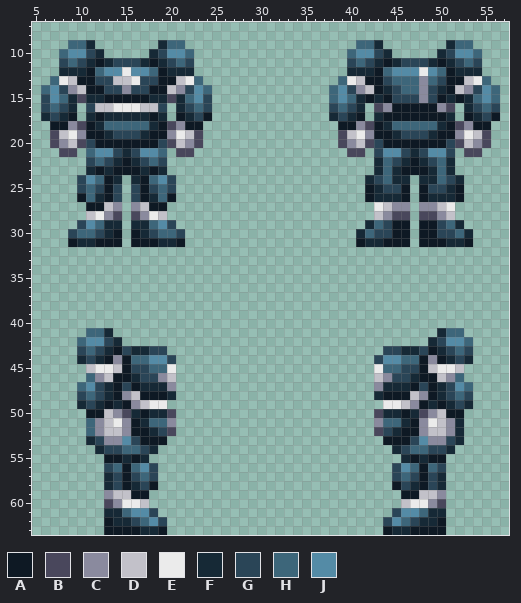
Two versions of one pixel-art sprite, Resources/Textures/SS220/Clothing/OuterClothing/Hardsuits/paramed.rsi/equipped-OUTERCLOTHING.png. The picture above is the old version.
The file is 64x64 pixels. Shown: x 5..57, y 7..63.
Palette (. is transparent): A #0e1924  B #49475c  C #8a8a9e  D #c2c1c9  E #ebebeb  F #162936  G #2a4557  H #3d667a  J #548ba6
Pixels before (only the part around the change), first column x 5:
 7 .....................................................
 8 .....................................................
 9 ....HHF.......FHH...................HHF.......FHH....
10 ...HJJGF.....FGJJH.................HJJGF.....FGJJH...
11 ...GHGFAFGGGFAFGHG.................GHGFAFGGGFAFGHG...
12 ...FFFAHJJEJJHAFFF.................FFFAHJJJEJHAFFF...
13 ..HEDAAGGDDEGGAADEH...............HEDAAGHHHCHGAADEH..
14 .HJGCDAAGGCGGAADCGJH.............HJGCDAFGHHCGFADCGJH.
15 .GJHFBFFAAAAAFFBFHJG.............HJHFAFAGGGCGAFAFHJH.
16 .GHGF.GDDEEEDDG.FGHG.............GHGF.BCAAAAACB.FGHG.
17 .FGFA.FAFFFFFAF.AFGA.............FGFA.FAAAAAAAF.AFGA.
18 ..AACBAFHHHHHFABCAA...............AACBAFHHHHHFABCAA..
19 ..BDECAAFGGGFAACEDB...............BDECAAFGGGFAACEDB..
20 ..BCDBGAAAAAAAGBDCB...............BCDBGAAAAAAAGBDCB..
21 ...BB.HJJGFGJJH.BB.................BB.GJJGFGJJG.BB...
22 ......GHGFAFGHG.......................FHGFAFGHF......
23 ......FAFAAAFAF.......................FHFAAAFHF......
24 .....GJHAF.FAHJG.....................FGHFF.FFHGF.....
25 .....GHGAG.GAGHG.....................AFGGA.AGGFA.....
26 .....AHFAG.GAFHA.....................AFFFA.AFFFA.....
27 ......AADC.CDAA.......................EDCC.CCDE......
28 ......DECB.BCED.......................DCBB.BBCD......
29 .....GJHFF.FFHJG.....................FHGAA.AAGHF.....
30 ....GHHGFA.AFGHHG...................FHGGAA.AAGGHF....
31 ....AFFAAA.AAAFFA...................AFFAAA.AAAFFA....
32 .....................................................
33 .....................................................
34 .....................................................
35 .....................................................
36 .....................................................
37 .....................................................
38 .....................................................
39 .....................................................
40 .....................................................
41 ......HHF....................................FHH.....
42 .....HJJGF..................................FGJJH....
43 .....GHGFAGFFGG........................GGFFGAFGHG....
44 .....FGFACAHHJJG......................GJJHHACAFGF....
45 ......DEEDAGGHHE......................EHHGGADEED.....
46 ......HCDAAFGGCD......................DCGGFAADCH.....
47 .....HJGFAGAFFFC......................CFFFAGAFGJH....
48 .....GHGFACDAAAF......................FAAADCAFGHG....
49 .....FGFAFACDEE........................EEDCAFAFGF....
50 ......AADCBFAFFB......................BFFAFBCDAA.....
51 ......HCDECAFHHC......................CHHFACEDCF.....
52 ......HCDDCAAFGB......................BGFAACDDCF.....
53 ......FGCCJGAAA........................AAAGJCCGF.....
54 .......FGGHHGF..........................FGHHGGF......
55 ........AAFAF............................FAFAA.......
56 ........GHAHJG..........................GJHAHG.......
57 ........FGAGHG..........................GHGAGF.......
58 ........FGAFGA..........................AGFAGF.......
59 ........CDDAA............................AADDC.......
60 ........BCEED............................DEECB.......
61 ........FFHJJG..........................GJJHFF.......
62 ........AFFGHJG........................GJHGFFA.......
63 ........AAAAFFA........................AFFAAAA.......
The same view after the edit:
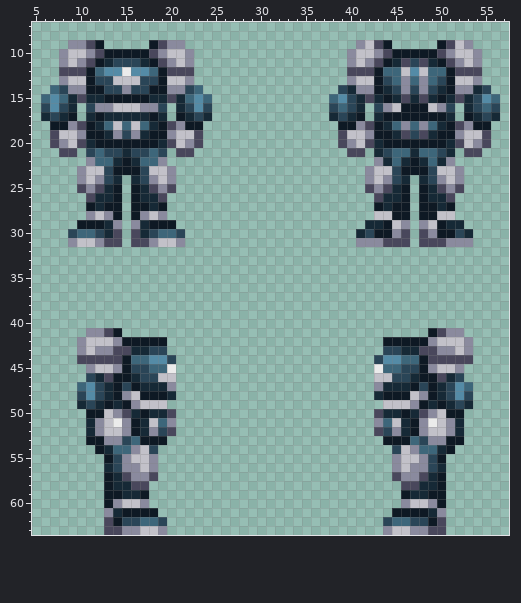
The edit:
y 9: x 9..12 HHF. -> CCBA; x 18..21 .FHH -> ABCC; x 41..44 HHF. -> CDBA; x 50..53 .FHH -> ABDC
y 10: x 8..22 HJJGF.....FGJJH -> CDDCBAAAAABCDDC; x 40..54 HJJGF.....FGJJH -> CDDCBAAAAABCDDC
y 11: x 8..11 GHGF -> CDCB; x 19..22 FGHG -> BCDC; x 40..43 GHGF -> CDCB; x 46 G -> B; x 48 G -> B; x 51..54 FGHG -> BCDC
y 12: x 8..10 FFF -> BBB; x 20..22 FFF -> BBB; x 40..42 FFF -> BBB; x 45..46 JJ -> HD; x 48..49 EJ -> DH; x 52..54 FFF -> BBB
y 13: x 7..8 HE -> .C; x 10 A -> D; x 16 E -> D; x 20 A -> D; x 22..23 EH -> C.; x 39..40 HE -> .C; x 42 A -> D; x 46 H -> C; x 52 A -> D; x 54..55 EH -> C.
y 14: x 6..7 HJ -> .H; x 10 D -> C; x 20 D -> C; x 23..24 JH -> H.; x 38..40 HJG -> .GF; x 42 D -> C; x 46..47 HH -> CG; x 52 D -> C; x 54..56 GJH -> FG.
y 15: x 6 G -> H; x 24 G -> H; x 40 H -> G; x 42 A -> B; x 45..49 GGGCG -> FBFBF; x 52 A -> B; x 54 H -> G
y 16: x 7 H -> J; x 12..18 DDEEEDD -> CCDDDCC; x 23 H -> J; x 43 B -> G; x 45 A -> D; x 49 A -> D; x 51 B -> G
y 17: x 24 A -> F; x 56 A -> F
y 18: x 14 H -> D; x 16 H -> D; x 46 H -> C; x 48 H -> C
y 19: x 9 E -> D; x 14 G -> C; x 16 G -> C; x 21 E -> D; x 41 E -> D; x 46 G -> B; x 48 G -> B; x 53 E -> D
y 20: x 11 G -> F; x 19 G -> F; x 43 G -> F; x 51 G -> F
y 21: x 11..13 HJJ -> GHG; x 17..19 JJH -> GHG; x 43..46 GJJG -> FGHH; x 48..51 GJJG -> HHGF
y 22: x 11 G -> C; x 13 G -> H; x 17 G -> H; x 19 G -> C; x 43..45 FHG -> CFH; x 49..51 GHF -> HFC
y 23: x 10..13 .FAF -> CDDG; x 17..20 FAF. -> GDDC; x 42..45 .FHF -> CDDG; x 49..52 FHF. -> GDDC
y 24: x 10..13 GJHA -> CDCG; x 17..20 AHJG -> GCDC; x 42..45 FGHF -> CDCG; x 49..52 FHGF -> GCDC
y 25: x 10..14 GHGAG -> BCBFA; x 16..20 GAGHG -> AFBCB; x 42..45 AFGG -> BCBF; x 49..52 GGFA -> FBCB
y 26: x 10..11 AH -> .B; x 13..14 AG -> FA; x 16..17 GA -> AF; x 19..20 HA -> B.; x 42..43 AF -> .B; x 51..52 FA -> B.
y 27: x 12..14 ADC -> FAA; x 16..18 CDA -> AAF; x 43..46 EDCC -> AFAA; x 48..51 CCDE -> AAFA
y 28: x 11..12 DE -> CD; x 14 B -> A; x 16 B -> A; x 18..19 ED -> DC; x 44..46 CBB -> DAA; x 48..50 BBC -> AAD
y 29: x 10..12 GJH -> AAA; x 14 F -> C; x 16 F -> C; x 18..20 HJG -> AAA; x 43..46 HGAA -> FADC; x 48..51 AAGH -> CDAF
y 30: x 14 A -> B; x 16 A -> B; x 42..46 HGGAA -> GAACB; x 48..52 AAGGH -> BCAAG
y 31: x 9..14 AFFAAA -> CDDCBB; x 16..21 AAAFFA -> BBCDDC; x 41..46 AFFAAA -> CCCBBB; x 48..53 AAAFFA -> BBBCCC
y 41: x 11..14 HHF. -> CCBA; x 49..52 .FHH -> ABCC
y 42: x 10..19 HJJGF..... -> CDDDCAAAAA; x 44..53 .....FGJJH -> AAAAACDDDC
y 43: x 10..15 GHGFAG -> CDCCBB; x 48..53 GAFGHG -> BBCCDC
y 44: x 10..14 FGFAC -> BBBBB; x 49..53 CAFGF -> BBBBB
y 45: x 11..14 DEED -> CDDC; x 49..52 DEED -> CDDC
y 46: x 11..13 HCD -> GFB; x 19 C -> D; x 44 C -> D; x 50..52 DCH -> BFG
y 48: x 11 H -> J; x 52 H -> J
y 49: x 18..19 EE -> DD; x 44..45 EE -> DD
y 51: x 11 H -> F; x 18 H -> D; x 45 H -> D
y 52: x 11 H -> F; x 17..18 AF -> FC; x 45..46 FA -> CF
y 53: x 11..12 FG -> AA; x 15..16 JG -> GH; x 47..48 GJ -> HG; x 51..52 GF -> AA
y 54: x 12..14 FGG -> AFH; x 16..18 HGF -> CDG; x 45..47 FGH -> GDC; x 49..51 GGF -> HFA
y 55: x 14..18 AFAF. -> GCDDC; x 45..49 .FAFA -> CDDCG
y 56: x 13..18 GHAHJG -> FGCCDC; x 45..50 GJHAHG -> CDCCGF
y 57: x 13..18 FGAGHG -> AFBCCB; x 45..50 GHGAGF -> BCCBFA
y 58: x 13..18 FGAFGA -> AFFBB.; x 45..50 AGFAGF -> .BBFFA
y 59: x 13..16 CDDA -> AAFF; x 47..50 ADDC -> FFAA
y 60: x 13 B -> A; x 15..17 EED -> DDC; x 46..48 DEE -> CDD; x 50 B -> A
y 61: x 13 F -> C; x 15..18 HJJG -> AAAA; x 45..48 GJJH -> AAAA; x 50 F -> C
y 62: x 13..15 AFF -> BAG; x 18 J -> H; x 45 J -> H; x 48..50 FFA -> GAB
y 63: x 13..19 AAAAFFA -> BBCCDDC; x 44..50 AFFAAAA -> CDDCCBB
Boxes around the changes in both pictures, in picture pixels (x1, y1, x2, y2):
changed: (41, 40, 212, 247)
changed: (329, 40, 500, 247)
changed: (77, 328, 167, 535)
changed: (383, 328, 473, 535)
